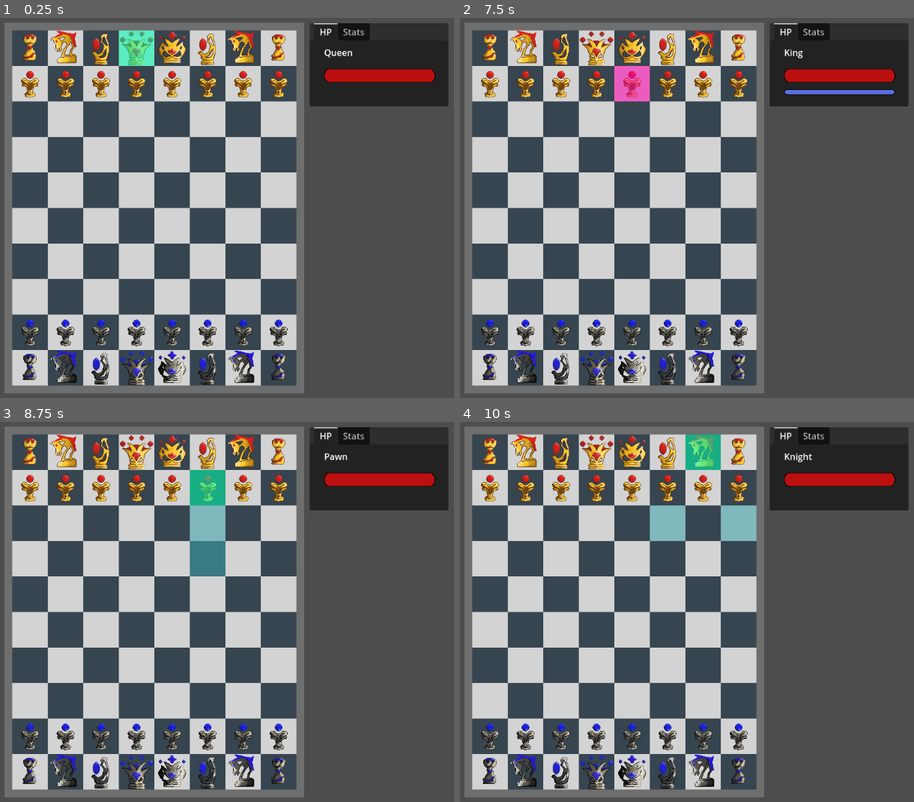
Above: before the commit, frames 1-4 (two rows, left to right).
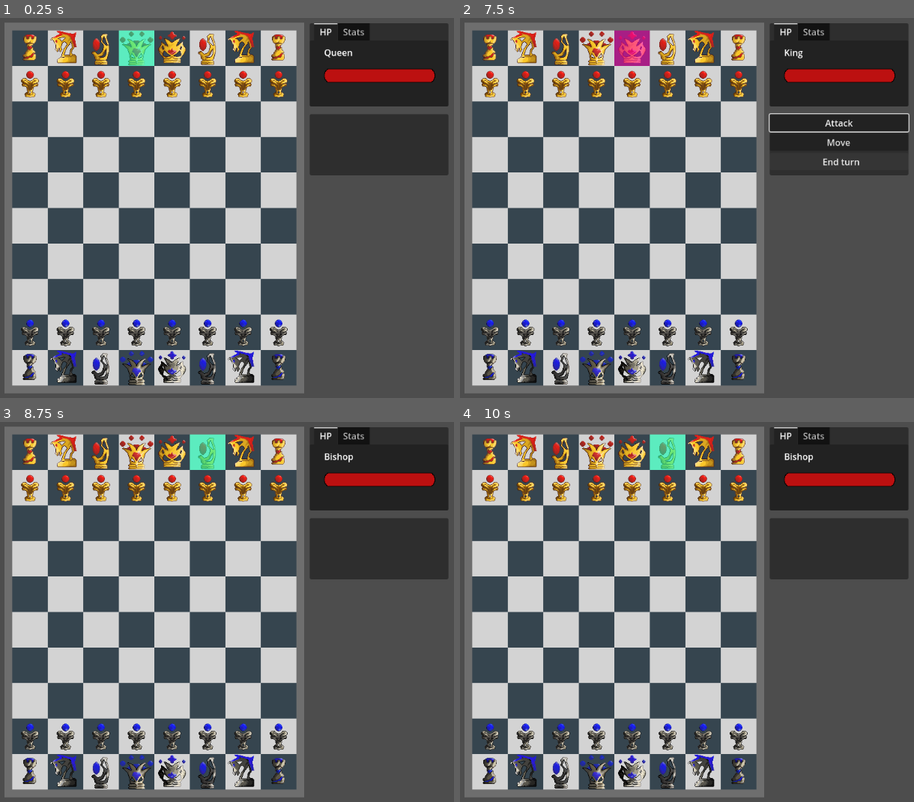
Above: after the commit, the same moments.

Repository: Yeeloman/Chessmania
Game: Godot game, scene res://scenes/main.tscn
The game is run twice, just before and just after one commit, with the same random seed, the same clock (stepped at 60 frames per second) and the same inputs.
Inputs (mouse positions are in pixels of both pictures, inside the frame that each line leads up to):
- Up to frame 1 (0.25 s): no input
- Up to frame 2 (7.5 s): tap Enter at 0.5, 2, 5 s; hold Right (right) 0.53-1.28 s; tap Q (make_active) at 0.6, 2.3, 4.35, 6.05, 7.35 s; tap W (make_passive) at 0.8, 1.35, 4.55, 5.1 s; tap Space at 1.25, 4.25, 5.75 s; hold Down (down) 1.28-2.03 s; tap E (move) at 1.55, 2.1, 5.3, 5.85 s; hold Right (right) 2.03-2.75 s; click (836, 124) at 2.75 s, where only the run after the commit has a clickable "Attack"; click (836, 143) at 3.5 s, where only the run after the commit has a clickable "Move"; hold Up (ui_up) 4.28-5.03 s; hold Left (left) 5.03-6.5 s; click (836, 162) at 6.5 s, where only the run after the commit has a clickable "End turn"; hold Down (down) from 7.28 s (still down)
- Up to frame 3 (8.75 s): tap W (make_passive) at 7.55, 8.1 s; release Down (down) at 8.03 s; hold Right (right) from 8.03 s (still down); tap E (move) at 8.3 s
- Up to frame 4 (10 s): release Right (right) at 8.78 s; hold Up (ui_up) 8.78-9.53 s; tap E (move) at 8.85 s; tap Q (make_active) at 9.05, 9.6 s; hold Right (right) from 9.53 s (still down); tap W (make_passive) at 9.8 s

The runs differ from the first frame. In frame 1, 4.9% of the frame differs, in the area x 68-99%, y 25-42%; in frame 2, 5.5%; in frame 3, 7.9%; in frame 4, 7.9%, in the area x 41-99%, y 3-42%.
Error in both runs: Invalid access to property or key 'display_name' on a base object of type 'Nil'. (res://scenes/scripts/piece_info.gd:21)

Commit message:
add menu actions

Diff:
--- /dev/null
+++ b/Chessmania/scenes/action_menu.tscn
@@ -0,0 +1,43 @@
+[gd_scene load_steps=2 format=3 uid="uid://bbsuwnvkaeo76"]
+
+[ext_resource type="Script" path="res://scenes/scripts/action_menu.gd" id="1_885ax"]
+
+[node name="action_menu" type="Control"]
+layout_mode = 3
+anchors_preset = 15
+anchor_right = 1.0
+anchor_bottom = 1.0
+offset_right = -830.0
+offset_bottom = -610.0
+grow_horizontal = 2
+grow_vertical = 2
+script = ExtResource("1_885ax")
+
+[node name="container" type="VBoxContainer" parent="."]
+layout_mode = 1
+anchors_preset = 15
+anchor_right = 1.0
+anchor_bottom = 1.0
+grow_horizontal = 2
+grow_vertical = 2
+
+[node name="attack_action" type="Button" parent="container"]
+layout_mode = 2
+focus_next = NodePath("../move_action")
+focus_mode = 1
+text = "			Attack"
+
+[node name="move_action" type="Button" parent="container"]
+layout_mode = 2
+focus_next = NodePath("../end_turn")
+focus_mode = 1
+text = "			Move"
+
+[node name="end_turn" type="Button" parent="container"]
+layout_mode = 2
+focus_next = NodePath("../attack_action")
+focus_mode = 1
+text = "		  End turn"
+
+[connection signal="pressed" from="container/attack_action" to="." method="_on_attack_action_pressed"]
+[connection signal="pressed" from="container/move_action" to="." method="_on_move_action_pressed"]
--- a/Chessmania/scenes/main.tscn
+++ b/Chessmania/scenes/main.tscn
@@ -33,7 +33,6 @@
 
 [node name="chess_board" type="ColorRect" parent="chess_container"]
 layout_mode = 2
-focus_next = NodePath("../../piece_info_displayer")
 color = Color(0.431373, 0.431373, 0.431373, 1)
 
 [node name="chess_grid" type="GridContainer" parent="chess_container/chess_board"]
@@ -59,3 +58,10 @@
 offset_right = -10.0
 offset_bottom = 177.0
 grow_horizontal = 0
+
+[node name="action_menu_container" type="PanelContainer" parent="."]
+layout_mode = 0
+offset_left = 820.0
+offset_top = 191.0
+offset_right = 1070.0
+offset_bottom = 301.0
--- a/Chessmania/scenes/piece_info.tscn
+++ b/Chessmania/scenes/piece_info.tscn
@@ -30,6 +30,7 @@
 
 [node name="HP" type="TabBar" parent="TabContainer"]
 layout_mode = 2
+focus_mode = 0
 
 [node name="selected_p" type="RichTextLabel" parent="TabContainer/HP"]
 layout_mode = 0
--- /dev/null
+++ b/Chessmania/scenes/scripts/action_menu.gd
@@ -0,0 +1,46 @@
+extends Control
+
+
+# Called when the node enters the scene tree for the first time.
+func _ready():
+	$".".hide()
+	Signals.connect('show_menu', func():
+		self.get_node('container/attack_action').grab_focus()
+		GV.is_focus = self.get_node('container/attack_action').has_focus()
+		self.get_node('container/move_action').disabled = false
+		$".".show())
+	Signals.connect('hide_menu', func():
+		GV.is_focus = self.get_node('container/attack_action').has_focus()
+		$".".hide())
+	pass # Replace with function body.
+
+
+# Called every frame. 'delta' is the elapsed time since the previous frame.
+func _process(_delta):
+	#if GV.is_focus:
+		#if Input.is_action_just_pressed("ui_up"):
+			##self.get_node('container/attack_action').grab_focus()
+			#pass
+		#if Input.is_action_just_pressed("ui_down"):
+			##self.get_node('container/attack_action').grab_focus()
+			#pass
+		#if Input.is_action_just_pressed("ui_right"):
+			##self.get_node('container/attack_action').grab_focus()
+			#pass
+		#if Input.is_action_just_pressed("ui_left"):
+			##self.get_node('container/attack_action').grab_focus()
+			#pass
+	pass
+
+
+
+func _on_attack_action_pressed():
+	print(GV.hovered_piece.p_name)
+	pass # Replace with function body.
+
+
+func _on_move_action_pressed():
+	Signals.emit_signal('move_pressed')
+	GV.is_focus = false
+	self.hide()
+	pass # Replace with function body.
--- a/Chessmania/scenes/scripts/global_scripts/create_functions.gd
+++ b/Chessmania/scenes/scripts/global_scripts/create_functions.gd
@@ -4,6 +4,7 @@
 @onready var square = preload("res://scenes/square.tscn")
 @onready var piece_info = preload("res://scenes/piece_info.tscn")
 @onready var player_info = preload("res://scenes/player_info.tscn")
+@onready var action_menu_packed = preload("res://scenes/action_menu.tscn")
 
 
 # creates the locker instance
@@ -60,3 +61,10 @@
 	player_info_container.add_child(GV.created_player)
 	GV.created_player.visible = false
 	pass
+
+#function that creates action menu
+func _create_action_menu(container):
+	GV.created_menu = action_menu_packed.instantiate()
+	container.add_child(GV.created_menu)
+	#GV.created_menu.visible = false
+	pass
--- a/Chessmania/scenes/scripts/global_scripts/global_vars.gd
+++ b/Chessmania/scenes/scripts/global_scripts/global_vars.gd
@@ -19,12 +19,14 @@
 var created_locker
 var created_displayer
 var created_player
+var created_menu
 
 var display_container
 
 var piece_active
 var hovered_piece
 
+var is_focus = false
 
 var prev_posx
 var prev_posy
--- a/Chessmania/scenes/scripts/global_scripts/handle_locker.gd
+++ b/Chessmania/scenes/scripts/global_scripts/handle_locker.gd
@@ -23,7 +23,8 @@
 
 # handles the locker instance movement
 func _handle_locker_mov():
-	if Input.is_action_just_pressed("down") and not down_pressed:
+	#if not 	GV.created_menu.get_node('container/attack_action').has_focus():
+	if Input.is_action_just_pressed("down") and not down_pressed and not GV.is_focus:
 		down_pressed = true
 		if ((GV.posx+1)*8)+GV.posy < 80 and ((GV.posx+1)*8)+GV.posy>=0 :
 			GV.created_locker.global_position = GV.grid_square_id[((GV.posx+1)*8)+GV.posy].global_position
@@ -31,7 +32,7 @@
 	elif not Input.is_action_pressed("down"):
 		down_pressed = false
 
-	if Input.is_action_just_pressed("up") and not up_pressed:
+	if Input.is_action_just_pressed("up") and not up_pressed and not GV.is_focus:
 		up_pressed = true
 		if ((GV.posx-1)*8)+GV.posy < 80 and ((GV.posx-1)*8)+GV.posy>=0 :
 			GV.created_locker.global_position = GV.grid_square_id[((GV.posx-1)*8)+GV.posy].global_position
@@ -39,7 +40,7 @@
 	elif not Input.is_action_pressed("up"):
 		up_pressed = false
 
-	if Input.is_action_just_pressed("right") and not right_pressed:
+	if Input.is_action_just_pressed("right") and not right_pressed and not GV.is_focus:
 		right_pressed = true
 		if (GV.posx*8)+GV.posy+1 < 80 and (GV.posx*8)+GV.posy+1>=0 :
 			GV.created_locker.global_position = GV.grid_square_id[(GV.posx*8)+GV.posy+1].global_position
@@ -47,7 +48,7 @@
 	elif Input.is_action_pressed("right"):
 		right_pressed = false
 
-	if Input.is_action_just_pressed("left") and not left_pressed:
+	if Input.is_action_just_pressed("left") and not left_pressed and not GV.is_focus:
 		left_pressed = true
 		if (GV.posx*8)+GV.posy-1 < 80 and (GV.posx*8)+GV.posy-1>=0 :
 			GV.created_locker.global_position = GV.grid_square_id[(GV.posx*8)+GV.posy-1].global_position
@@ -57,6 +58,8 @@
 
 # handles the state where the locker is active
 func _on_locker_active():
+	#await GV.created_menu.get_node('container/move_action').is_pressed()
+	#Signals.emit_signal('show_menu')
 	Signals.disconnect('locker_active',_on_locker_active)
 	Signals.connect('locker_passive', _on_locker_passive)
 	for el in GV.piece_array :
@@ -69,6 +72,7 @@
 
 # handle the state where the locker is passive
 func _on_locker_passive():
-		Signals.disconnect('locker_passive',_on_locker_passive)
-		Signals.connect('locker_active', _on_locker_active)
-		#Signals.emit_signal('same_piece', GV.piece_array[(GV.posx*8+GV.posy)].p_name)
+	Signals.emit_signal('hide_menu')
+	Signals.disconnect('locker_passive',_on_locker_passive)
+	Signals.connect('locker_active', _on_locker_active)
+	#Signals.emit_signal('same_piece', GV.piece_array[(GV.posx*8+GV.posy)].p_name)
--- a/Chessmania/scenes/scripts/global_scripts/piece_movements.gd
+++ b/Chessmania/scenes/scripts/global_scripts/piece_movements.gd
@@ -345,6 +345,9 @@
 					GV.piece_array[(GV.prev_posx*8)+GV.prev_posy] = 0
 					GV.piece_array[(GV.posx*8)+GV.posy] = GV.piece_active
 					_mini_hide_move() # to hide move after the piece is moved
+					GV.created_menu.show()
+					GV.created_menu.get_node('container/move_action').grab_focus()
+					GV.created_menu.get_node('container/move_action').disabled = true
 	pass
 
 
@@ -354,39 +357,6 @@
 		GV.colored_array[i].get_node("mov").color = GV.transparent
 	GV.colored_array.clear()
 
-
-func find_duplicates(arr: Array) -> Array:
-	var frequency_map = {}
-	var duplicates = []
-	for num in arr:
-		if frequency_map.has(num):
-			frequency_map[num] += 1
-		else:
-			frequency_map[num] = 1
-	for num in frequency_map.keys():
-		var frequency = frequency_map[num]
-		if frequency > 1:
-			duplicates.append(num)
-	return duplicates
-
-func find_non_duplicates(arr: Array) -> Array:
-	var frequency_map = {}
-	var non_duplicates = []
-
-	# Build frequency map
-	for num in arr:
-		if frequency_map.has(num):
-			frequency_map[num] += 1
-		else:
-			frequency_map[num] = 1
-
-	# Find non-duplicates
-	for num in frequency_map.keys():  # Iterate over keys
-		var frequency = frequency_map[num]  # Access value for the key
-		if frequency == 1:  # If frequency is 1, it's non-duplicate
-			non_duplicates.append(num)
-
-	return non_duplicates
 
 # undo the coloring move changes
 func _on_hide_move():
--- a/Chessmania/scenes/scripts/global_scripts/signals.gd
+++ b/Chessmania/scenes/scripts/global_scripts/signals.gd
@@ -6,3 +6,9 @@
 
 signal locker_active
 signal locker_passive
+
+signal show_menu
+signal hide_menu
+
+signal move_pressed
+signal attack_pressed
--- a/Chessmania/scenes/scripts/locker.gd
+++ b/Chessmania/scenes/scripts/locker.gd
@@ -12,11 +12,13 @@
 		if typeof(GV.piece_array[GV.posx*8+GV.posy]) != typeof(0):
 			self.get_node("locker_rect").color = Color("#FF00AF90")
 			Signals.emit_signal("locker_active")
+			Signals.emit_signal("show_menu")
 			is_active = true
 	if Input.is_action_just_pressed("make_passive"):
 		if is_active == true:
 			self.get_node("locker_rect").color = Color("#00FFAF90")
 			Signals.emit_signal("locker_passive")
+			Signals.emit_signal("hide_menu")
 			is_active = false
 			if GV.created_locker.global_position != GV.piece_active.global_position :
 				PieceMovements._mini_hide_move()
--- a/Chessmania/scenes/scripts/main.gd
+++ b/Chessmania/scenes/scripts/main.gd
@@ -3,6 +3,7 @@
 @onready var grid = $chess_container/chess_board/chess_grid
 @onready var chess_board = $chess_container/chess_board
 @onready var p_container = $piece_info_displayer
+@onready var action_container = $action_menu_container
 
 
 func _ready():
@@ -16,7 +17,7 @@
 	GV.created_locker = CreateFunc._create_locker(chess_board)
 	GV.prevpos = GV.created_locker.global_position
 	CreateFunc._create_info_displayer(p_container)
-	#CreateFunc._create_player_displayer(p_container)
+	CreateFunc._create_action_menu(action_container)
 	signal_caller()
 
 
